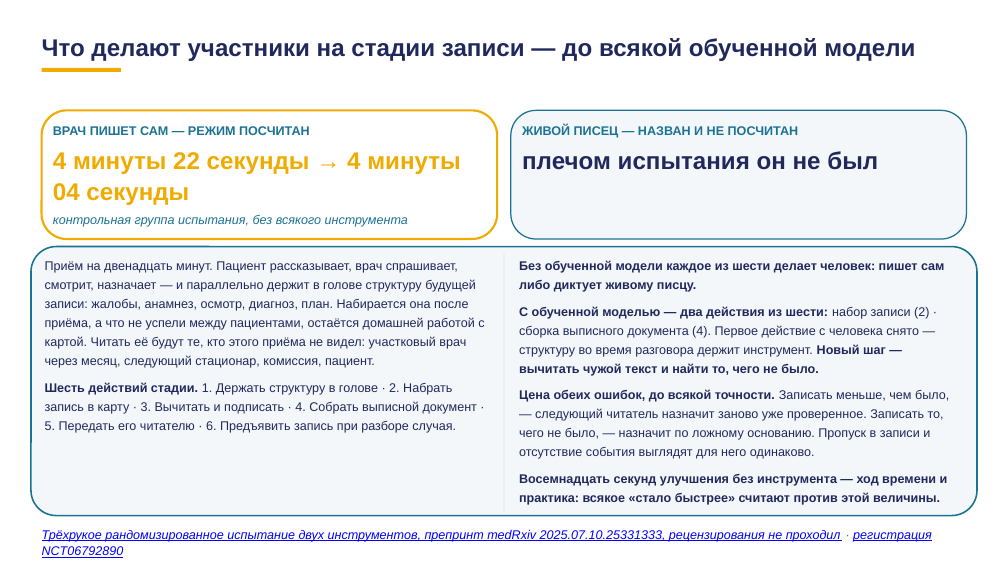
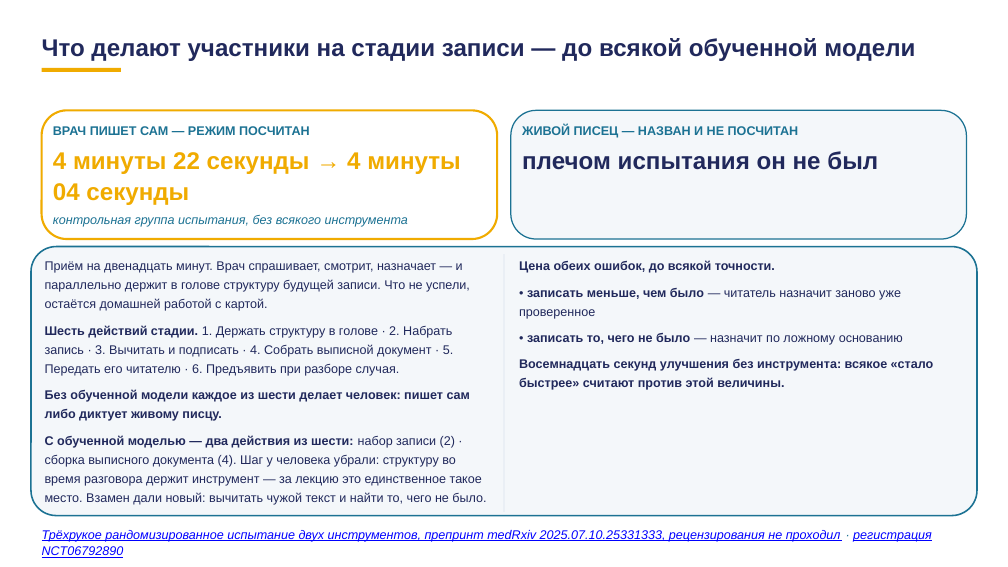
Before and after one commit to tellina-study/AI-usage-lessons, a slide deck: slide 58 of library/lectures/lec-07/rework/deck/lec-07-karkas.pptx (slide 54 before the commit). Drawn at 1008x567 pixels with LibreOffice and Linux fonts; fonts in the diff are those of the drawing. Boxes give left, top, right and bottom in pixels: in the first picture for what was removed or moved away, otherwise in the second. Text is boxed around its words. In the diff, an @@ line names an element or a change of style, - is before the commit and + after.

Commit message:
#229 пересобранные артефакты деки после правок ядра и карт

```diff
--- a/library/lectures/lec-07/rework/deck/lec-07-karkas.pptx
+++ b/library/lectures/lec-07/rework/deck/lec-07-karkas.pptx
@@ text at bbox=[45, 261, 486, 505]: text changed @@
-Приём на двенадцать минут. Пациент рассказывает, врач спрашивает, смотрит, назначает — и параллельно держит в голове структуру будущей записи: жалобы, анамнез, осмотр, диагноз, план. Набирается она после приёма, а что не успели между пациентами, остаётся домашней работой с картой. Читать её будут те, кто этого приёма не видел: участковый врач через месяц, следующий стационар, комиссия, пациент.
-Шесть действий стадии. 1. Держать структуру в голове · 2. Набрать запись в карту · 3. Вычитать и подписать · 4. Собрать выписной документ · 5. Передать его читателю · 6. Предъявить запись при разборе случая.
+Приём на двенадцать минут. Врач спрашивает, смотрит, назначает — и параллельно держит в голове структуру будущей записи. Что не успели, остаётся домашней работой с картой.
+Шесть действий стадии. 1. Держать структуру в голове · 2. Набрать запись · 3. Вычитать и подписать · 4. Собрать выписной документ · 5. Передать его читателю · 6. Предъявить при разборе случая.
+Без обученной модели каждое из шести делает человек: пишет сам либо диктует живому писцу.
+С обученной моделью — два действия из шести: набор записи (2) · сборка выписного документа (4). Шаг у человека убрали: структуру во время разговора держит инструмент — за лекцию это единственное такое место. Взамен дали новый: вычитать чужой текст и найти то, чего не было.
@@ text at bbox=[519, 260, 934, 390]: text changed @@
-Без обученной модели каждое из шести делает человек: пишет сам либо диктует живому писцу.
-С обученной моделью — два действия из шести: набор записи (2) · сборка выписного документа (4). Первое действие с человека снято — структуру во время разговора держит инструмент. Новый шаг — вычитать чужой текст и найти то, чего не было.
-Цена обеих ошибок, до всякой точности. Записать меньше, чем было, — следующий читатель назначит заново уже проверенное. Записать то, чего не было, — назначит по ложному основанию. Пропуск в записи и отсутствие события выглядят для него одинаково.
-Восемнадцать секунд улучшения без инструмента — ход времени и практика: всякое «стало быстрее» считают против этой величины.
+Цена обеих ошибок, до всякой точности.
+• записать меньше, чем было — читатель назначит заново уже проверенное
+• записать то, чего не было — назначит по ложному основанию
+Восемнадцать секунд улучшения без инструмента: всякое «стало быстрее» считают против этой величины.
```
Also in this commit, not shown: 78 other slides changed, 10 slides added, 3 slides removed, 1 other file.
